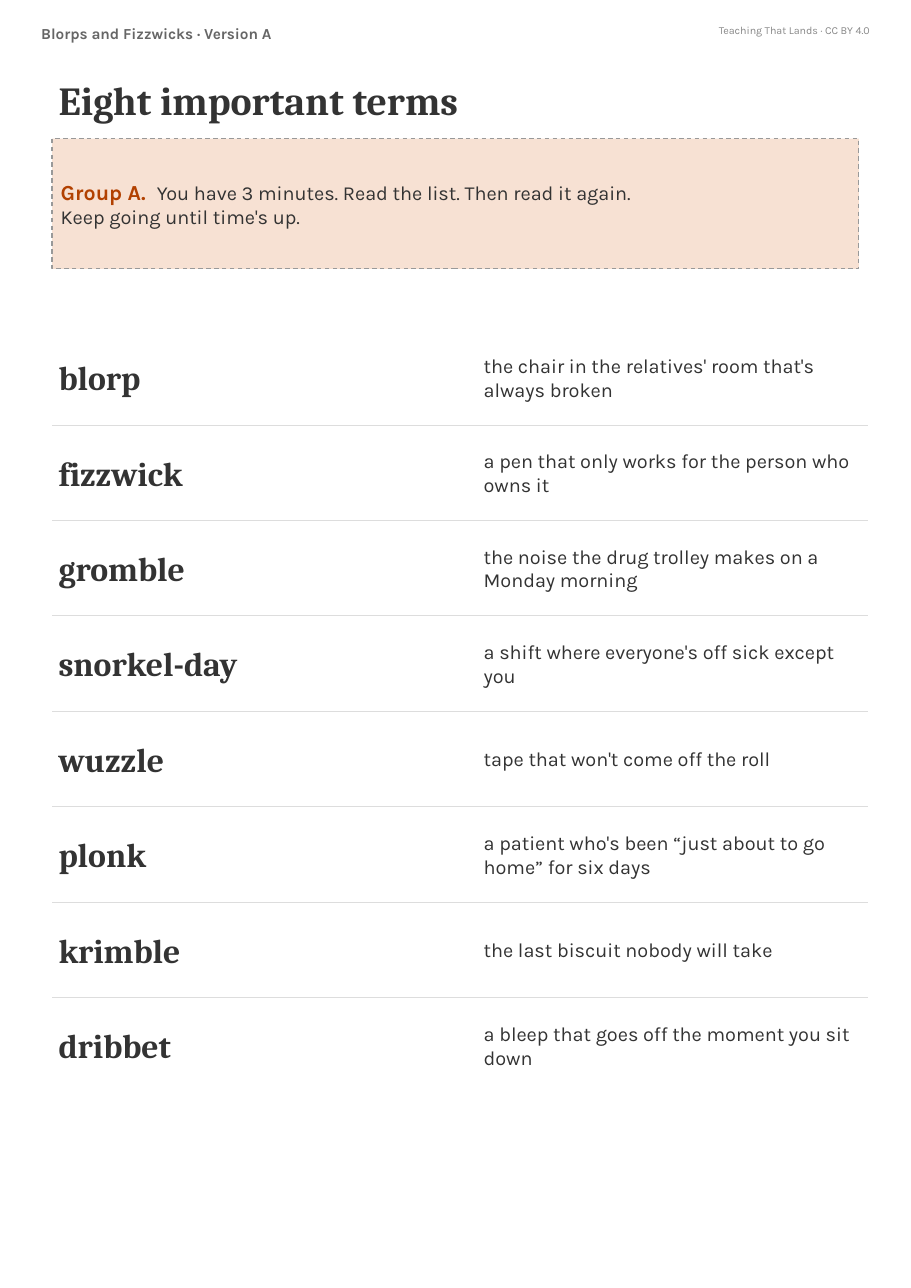
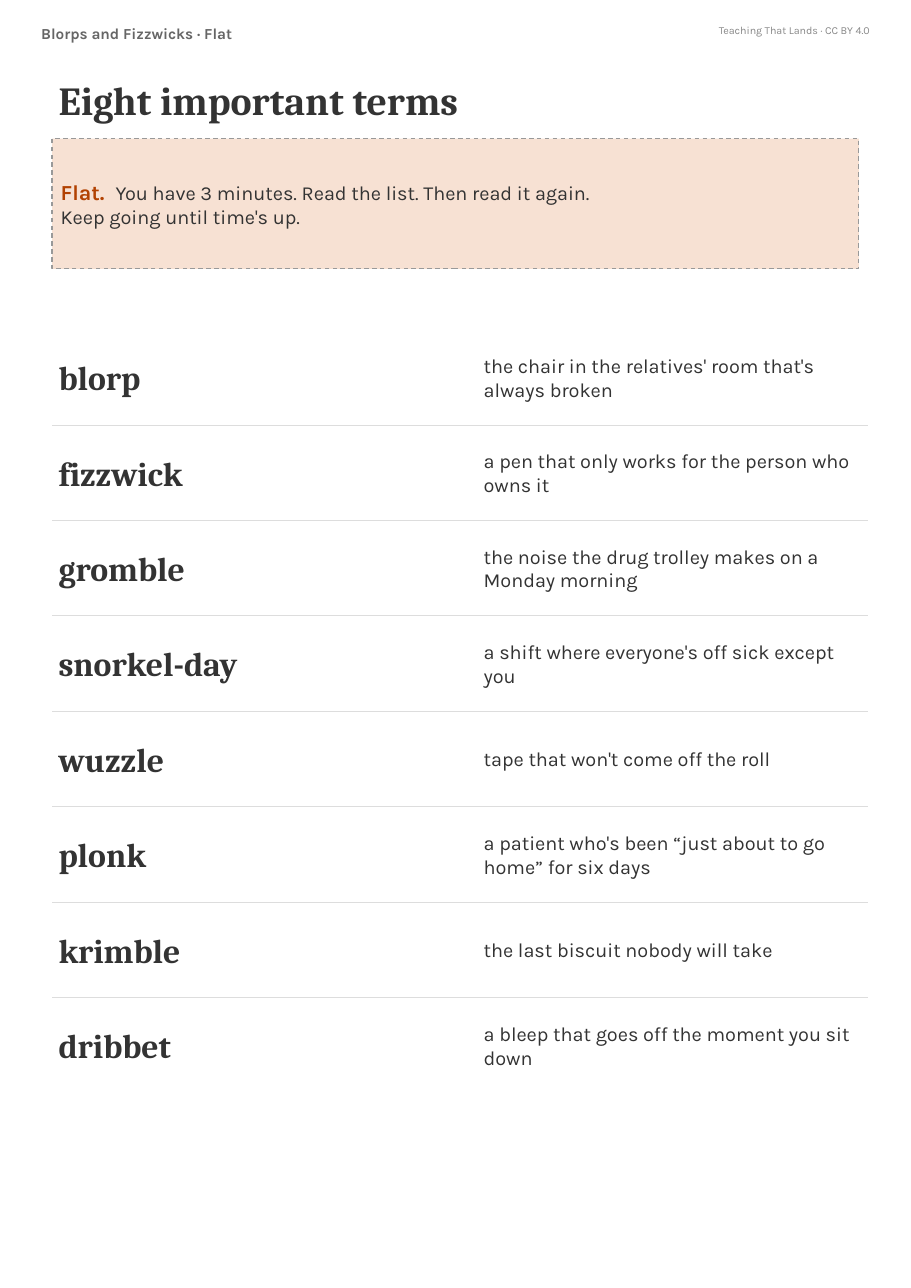
Before and after one commit to teachingthatlands/teachingthatlands.github.io, a slide deck: slide 1 of tools/printables/blorps-and-fizzwicks.pptx. Drawn at 911x1288 pixels with LibreOffice and Linux fonts; fonts in the diff are those of the drawing. Boxes give left, top, right and bottom in pixels: in the first picture for what was removed or moved away, otherwise in the second. Text is boxed around its words. In the diff, an @@ line names an element or a change of style, - is before the commit and + after.

```diff
--- a/tools/printables/blorps-and-fizzwicks.pptx
+++ b/tools/printables/blorps-and-fizzwicks.pptx
@@ text at (41,28,232,43): text changed @@
-Blorps and Fizzwicks · Version A
+Blorps and Fizzwicks · Flat
@@ text in rectangle at (61,185,589,229): text changed @@
-Group A. You have 3 minutes. Read the list. Then read it again.
-Keep going until time's up.
+Flat. You have 3 minutes. Read the list. Then read it again.
+Keep going until time's up.
```
Also in this commit, not shown: 3 other slides changed, 8 other files.
